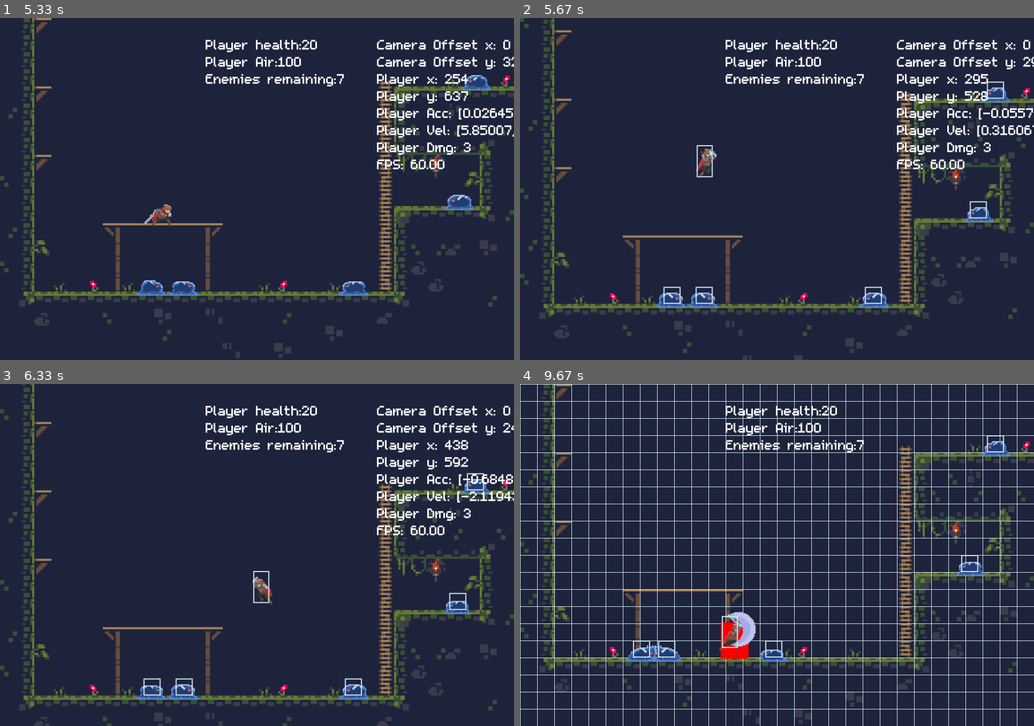
Above: before the commit, frames 1-4 (two rows, left to right).
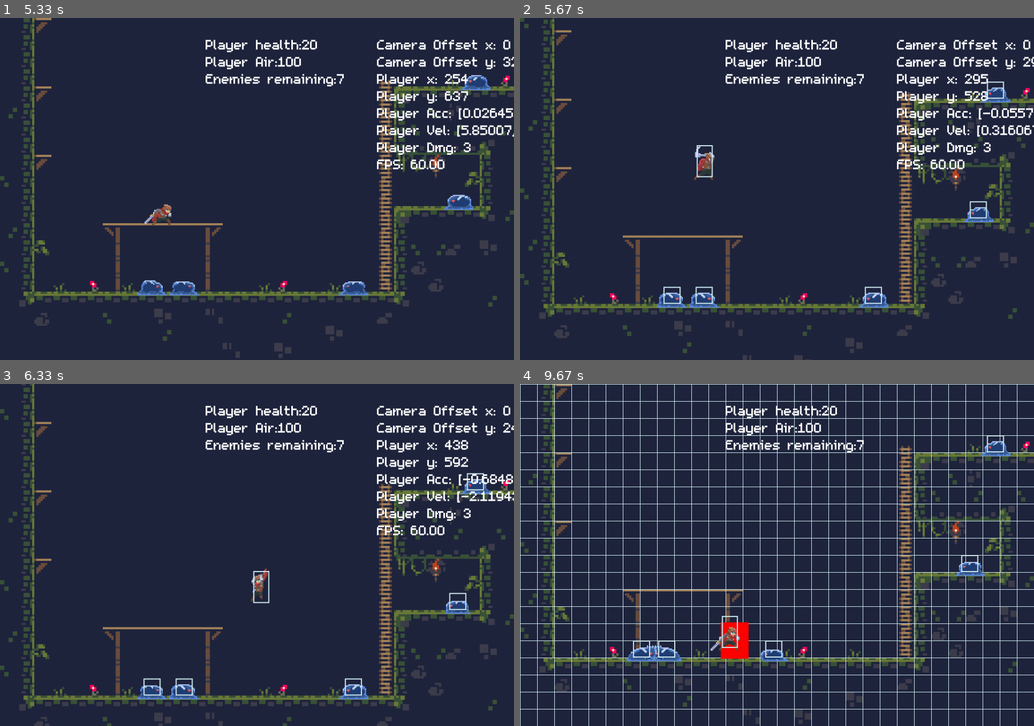
Above: after the commit, the same moments.

Repository: ArthurC13/A-Level-Project-Arthur-Chen
Game: pygame game, started from A level Project.py
The game is run twice, just before and just after one commit, with the same random seed, the same clock (stepped at 60 frames per second) and the same inputs.
Inputs:
- Up to frame 1 (5.33 s): tap Z at 0.33, 3, 3.4, 3.8, 4.1, 4.47, 4.77, 4.97, 5.27 s; hold Right 0.67-1.13 s; hold Up 1.17-1.47 s; hold Right 1.5-1.97 s; tap 2 at 1.65, 3.48, 5.05 s; hold Left 2-2.53 s; tap 3 at 2.15, 3.88 s; hold Left 2.57-2.97 s; hold Up 3.33-3.7 s; hold Right 3.73-4.37 s; hold Left 4.4-4.87 s; hold Right from 4.9 s (still down)
- Up to frame 2 (5.67 s): release Right at 5.37 s; hold Up from 5.4 s (still down); tap Z at 5.47 s; tap 3 at 5.55 s
- Up to frame 3 (6.33 s): release Up at 5.7 s; hold Right 5.73-6.2 s; tap Z at 5.8, 6.1, 6.3 s; hold Left from 6.23 s (still down)
- Up to frame 4 (9.67 s): tap 2 at 6.38, 7.78, 9.28 s; tap Z at 6.6, 6.87, 7.17, 7.3, 7.7, 8, 8.37, 8.67, 9.2, 9.5 s; release Left at 6.77 s; hold Left 6.8-7.2 s; tap 3 at 6.95, 8.45 s; hold Up 7.23-7.6 s; hold Right 7.63-8.27 s; hold Left 8.3-8.77 s; tap 1 at 8.8 s; hold Right 9.13-9.6 s; hold Up from 9.63 s (still down)

Frame 1 is identical in both runs. In frame 2, 0.2% of the frame differs, in the area x 33-39%, y 37-48%; in frame 3, 0.2%; in frame 4, 0.5%, in the area x 37-46%, y 66-78%.

Commit message:
fixed jumping bug again

Diff:
--- a/A level Project.py
+++ b/A level Project.py
@@ -212,7 +212,6 @@
         if hits and not hits2:
             self.vel.y = JUMPVEL
             self.current_sprite = -1
-            self.current_action = 2
 
     def attack(self):
         if self.face_left:
